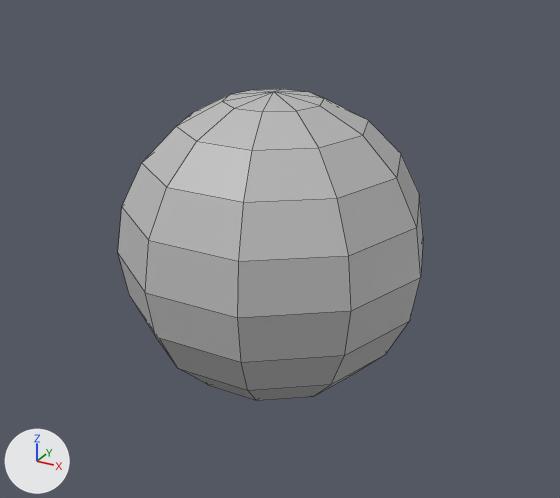
The FBX model Assets/Models/GhostCowboy/ghostCowboy_environment_tumbleweed.fbx: old version first, new version second.
Before and after are seen from a 50 mm camera at (0.107, -0.1894, 0.094) aimed at (0.0025, 0.0006, -0.001). Arrows for +X, +Y and +Z are at lower left; the lights stay in place. Mesh edges are drawn as thin lines. Where no turn or scale is listed for an object, it has been applied to the vertices.
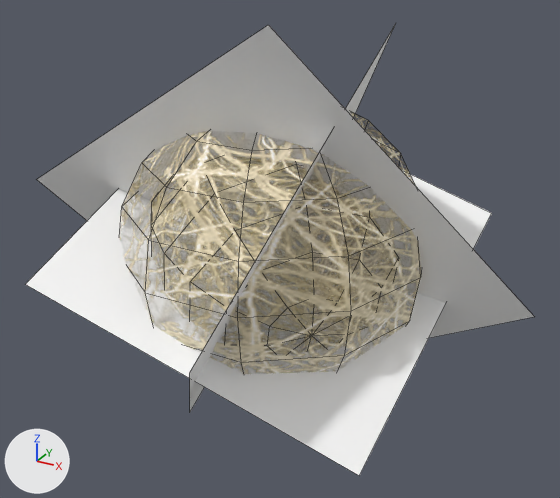
What changed in the scene script:
```text
Add img_ghostcowboy_environment_tumbleweed_diffuse_tga:
    img_ghostcowboy_environment_tumbleweed_diffuse_tga = load_image('ghostCowboy_environment_tumbleweed_diffuse.tga', '../../Textures/Towers/ghostcowboy/ghostCowboy_environment_tumbleweed_diffuse.tga', 512, 512, 'Non-Color')
Change mat_lambert1:
    mat_lambert1.base_color: (0.5, 0.5, 0.5) -> (1.0, 1.0, 1.0)  # grey #bcbcbc -> white #ffffff
Add mat_lambert2:
    mat_lambert2 = bpy.data.materials.new('lambert2')
    # uses the picture img_ghostcowboy_environment_tumbleweed_diffuse_tga
Change me_mesh:
    where me_mesh.from_pydata(...)  # 92 vertices, 100 faces; spans x -0.0469..0.0469, y -0.0446..0.0446, z -0.0469..0.0469
    remove me_mesh.materials.append(mat_lambert1)  # grey #bcbcbc
    add me_mesh.materials.append(mat_lambert2)
Add me_mesh_001:
    me_mesh_001.from_pydata(...)  # 92 vertices, 100 faces; spans x -0.0388..0.0388, y -0.0387..0.0387, z -0.039..0.039
    me_mesh_001.materials.append(mat_lambert2)
Add me_mesh_002:
    me_mesh_002.from_pydata([(-0.0506, -0.0534, -0.0019), (0.0471, -0.0432, -0.0365), (-0.0471, 0.0432, 0.0365), (0.0506, 0.0534, 0.0019)], [], [(0, 1, 3, 2)])
    me_mesh_002.materials.append(mat_lambert1)  # white #ffffff
Add me_mesh_004:
    me_mesh_004.from_pydata([(-0.077, -0.017, 0.013), (-0.019, 0.034, -0.07), (0.019, -0.034, 0.07), (0.077, 0.017, -0.013)], [], [(0, 1, 3, 2)])
    me_mesh_004.materials.append(mat_lambert1)  # white #ffffff
Add me_mesh_003:
    me_mesh_003.from_pydata([(-0.0307, -0.0078, -0.0664), (0.0174, -0.0715, 0.0004), (-0.0174, 0.0715, -0.0004), (0.0307, 0.0078, 0.0664)], [], [(0, 1, 3, 2)])
    me_mesh_003.materials.append(mat_lambert1)  # white #ffffff
Add ob_psphere2:
    ob_psphere2 = bpy.data.objects.new('pSphere2', me_mesh_001)
    ob_psphere2.location = (0.0005, 0.0005, 0.0)
Add ob_pplane1:
    ob_pplane1 = bpy.data.objects.new('pPlane1', me_mesh_002)
    ob_pplane1.location = (0.0024, -0.0004, 0.0005)
Add ob_pplane3:
    ob_pplane3 = bpy.data.objects.new('pPlane3', me_mesh_004)
    ob_pplane3.location = (-0.0006, -0.0004, 0.0005)
Add ob_pplane2:
    ob_pplane2 = bpy.data.objects.new('pPlane2', me_mesh_003)
    ob_pplane2.location = (0.0024, -0.0004, 0.0005)
```

Changed parts and their boxes [x1, y1, x2, y2] in the pictures (560 x 498 px):
'pSphere1', recoloured (grey to beige)
    both: [118, 89, 423, 400]
'pPlane3', added
    after: [37, 25, 534, 338]
'pPlane1', added
    after: [26, 172, 492, 475]
'pSphere2', added
    after: [151, 155, 398, 354]
'pPlane2', added
    after: [190, 25, 395, 412]
